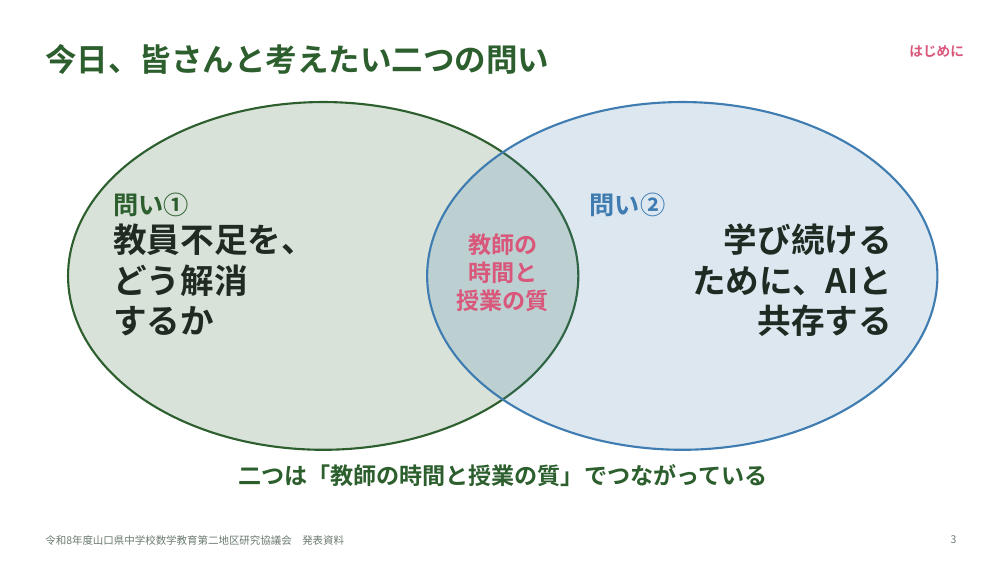
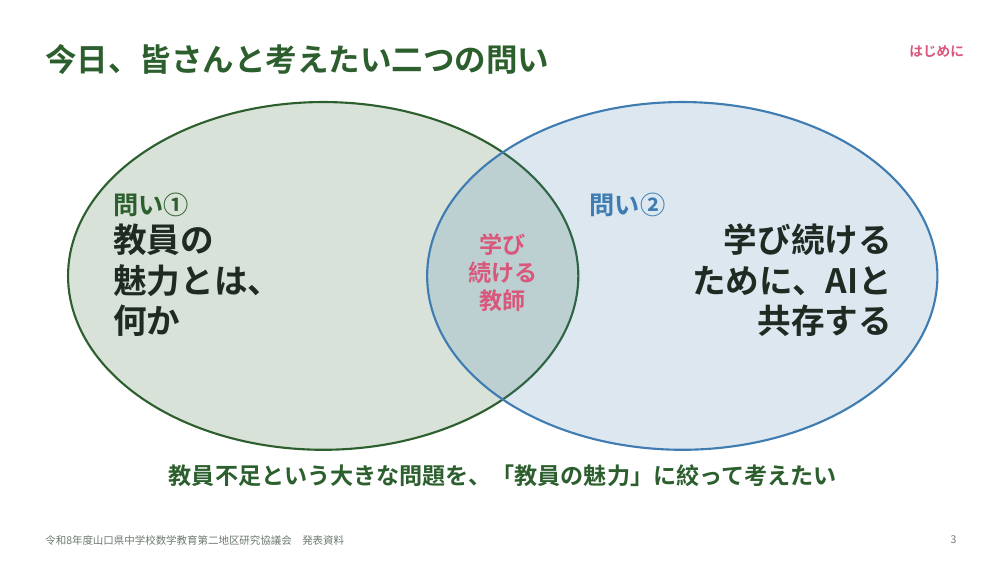
Before and after one commit to margiela14th-sudo/my-ai-project, a slide deck: slide 3 of 07_完成資料/県大会発表_生成AI授業再構築.pptx. Drawn at 1008x567 pixels with LibreOffice and Linux fonts; fonts in the diff are those of the drawing. Boxes give left, top, right and bottom in pixels: in the first picture for what was removed or moved away, otherwise in the second. Text is boxed around its words. In the diff, an @@ line names an element or a change of style, - is before the commit and + after.

```diff
--- a/07_完成資料/県大会発表_生成AI授業再構築.pptx
+++ b/07_完成資料/県大会発表_生成AI授業再構築.pptx
@@ text at (113,192,281,336): text changed @@
-問い①
-教員不足を、
-どう解消
-するか
+問い①
+教員の
+魅力とは、
+何か
@@ text at (468,233,537,311): text changed @@
-教師の
-時間と
-授業の質
+学び
+続ける
+教師
@@ text at (169,464,837,486): text changed @@
-二つは「教師の時間と授業の質」でつながっている
+教員不足という大きな問題を、「教員の魅力」に絞って考えたい
```
Also in this commit, not shown: 5 other slides changed, 1 slide added, 10 other files.
